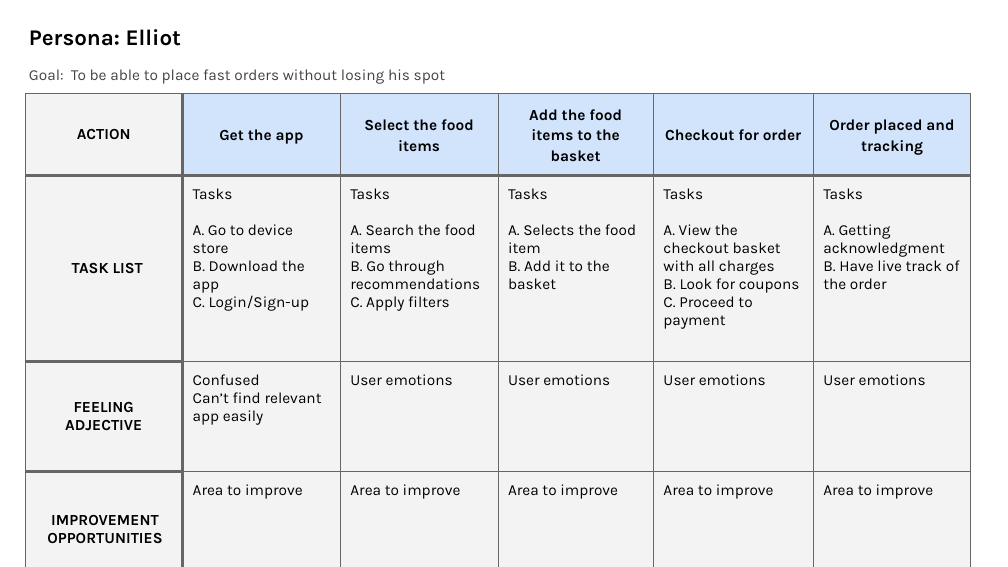
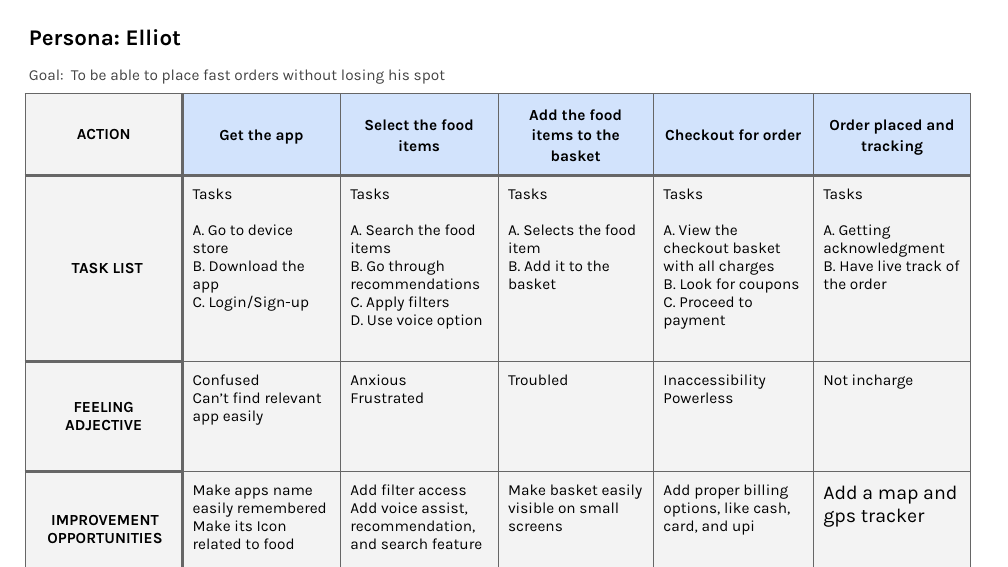
Before and after one commit to aPR0T0/UX-design, a slide deck: slide 1 of Course 2/Week 2/Project/User_journey.pptx. Drawn at 1008x567 pixels with LibreOffice and Linux fonts; fonts in the diff are those of the drawing. Boxes give left, top, right and bottom in pixels: in the first picture for what was removed or moved away, otherwise in the second. Text is boxed around its words. In the diff, an @@ line names an element or a change of style, - is before the commit and + after.

```diff
--- a/Course 2/Week 2/Project/User_journey.pptx
+++ b/Course 2/Week 2/Project/User_journey.pptx
@@ table at <box>25,94,970,567</box> @@
-row 2, column 3: Tasks / A. Search the food items / B. Go through recommendations / C. Apply filters
+row 2, column 3: Tasks / A. Search the food items / B. Go through recommendations / C. Apply filters / D. Use voice option
-row 3: FEELING ADJECTIVE | Confused / Can’t find relevant app easily | User emotions | User emotions | User emotions | User emotions
+row 3: FEELING ADJECTIVE | Confused / Can’t find relevant app easily | Anxious / Frustrated | Troubled | Inaccessibility / Powerless | Not incharge
-row 4: IMPROVEMENT OPPORTUNITIES | Area to improve | Area to improve | Area to improve | Area to improve | Area to improve
+row 4: IMPROVEMENT OPPORTUNITIES | Make apps name easily remembered / Make its Icon related to food | Add filter access / Add voice assist, recommendation, and search feature | Make basket easily visible on small screens | Add proper billing options, like cash, card, and upi | Add a map and gps tracker
```
Also in this commit, not shown: 3 other files.
